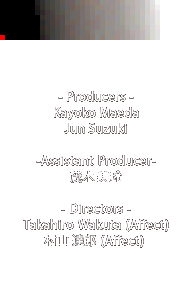
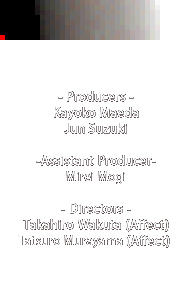
The second 192 x 296 image is a revision of the first. Changes to its layers:
renamed "- Producers - Kayoko Maeda Jun Suzuki -Assistant Producer- 茂木" to "- Producers - Kayoko Maeda Jun Suzuki -Assistant Producer- Mir", painted on it over bbox(18, 170, 170, 248)
